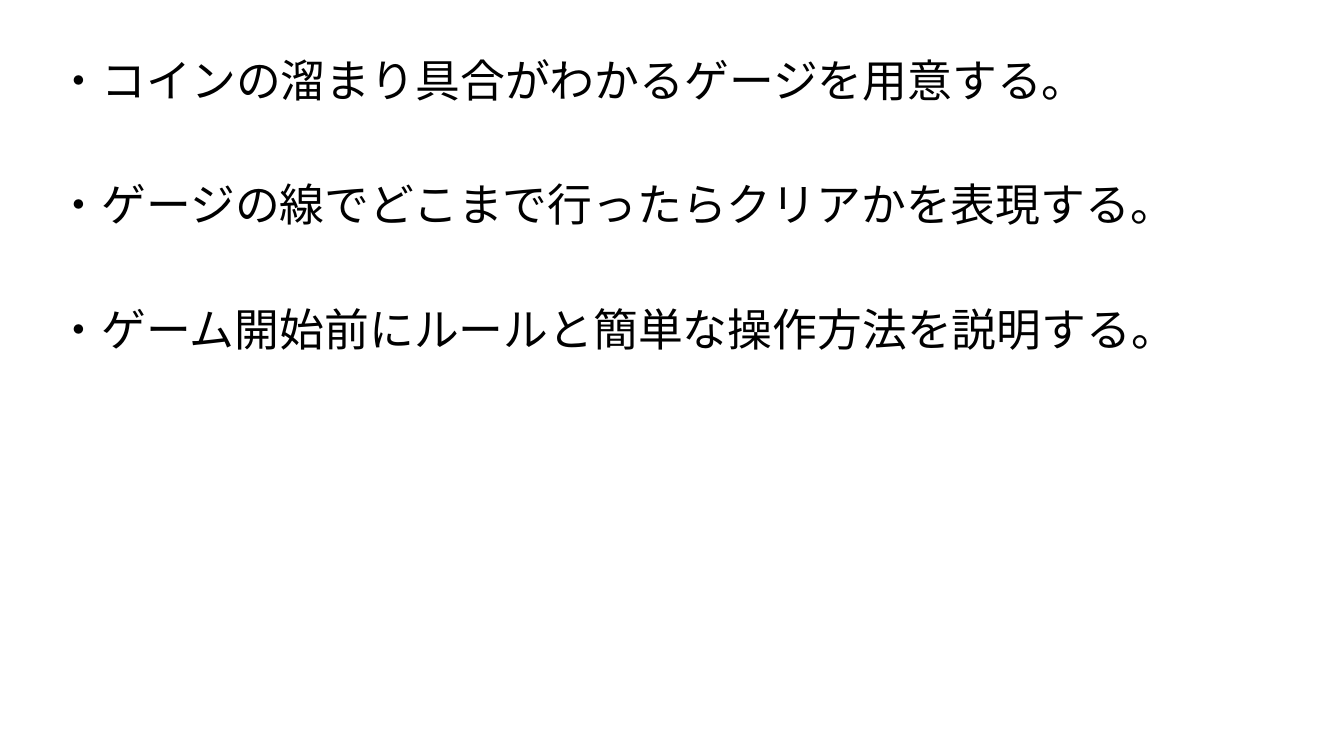
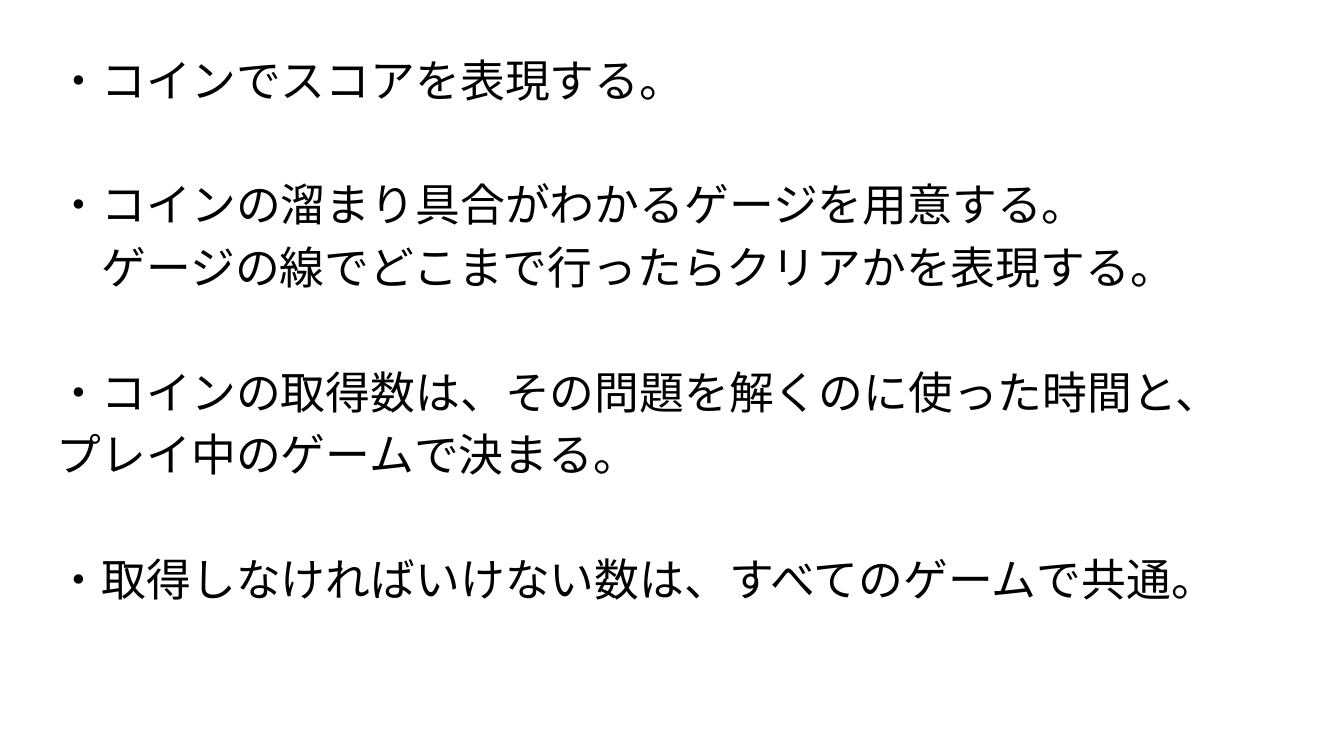
Before and after one commit to JJC-Game/2023_9gatsu_TeamProject03, a slide deck: slide 15 of Etc/企画書/企画書.pptx. Drawn at 1344x756 pixels with LibreOffice and Linux fonts; fonts in the diff are those of the drawing. Boxes give left, top, right and bottom in pixels: in the first picture for what was removed or moved away, otherwise in the second. Text is boxed around its words. In the diff, an @@ line names an element or a change of style, - is before the commit and + after.

```diff
--- a/Etc/企画書/企画書.pptx
+++ b/Etc/企画書/企画書.pptx
@@ text at (57, 59, 684, 101): paragraph added @@
+・コインでスコアを表現する。
@@ text at (57, 246, 1220, 600): text changed @@
-・ゲージの線でどこまで行ったらクリアかを表現する。
-・ゲーム開始前にルールと簡単な操作方法を説明する。
+ゲージの線でどこまで行ったらクリアかを表現する。
+・コインの取得数は、その問題を解くのに使った時間と、
+プレイ中のゲームで決まる。
+・取得しなければいけない数は、すべてのゲームで共通。
```
Also in this commit, not shown: 5 other slides changed.
